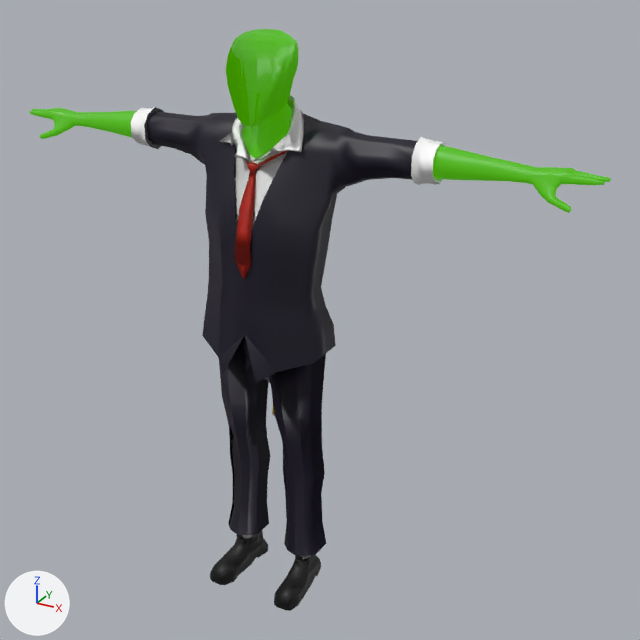
What one commit did to the FBX model front/public/models/fbx/avatar_sit_sofa_01.fbx.
Before and after are seen from a camera (50 mm lens) standing at (0.1259, -0.1983, 0.1911) and looking at (0.0122, 0.0082, 0.0878). The lights are fixed; the arrows at lower left show +X, +Y and +Z. Where no turn or scale is listed for an object, it has been applied to the vertices. Vertices at the same position are counted once.

Objects in the first picture: 'boot_l', 'boot_r', 'hand_l_mash', 'hand_l_mash1', 'head_mash', 'jacket', 'neck', 'pants', 'shirt', 'tie'.
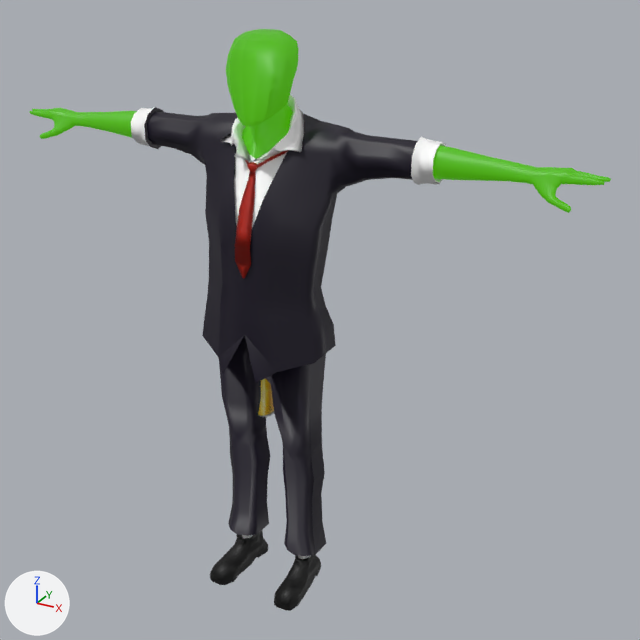
Scene script edits in JSON lines:
```json
{"block": "me_mesh", "where": "me_mesh.from_pydata(...)  # 180 vertices, 356 faces; spans x -0.0082..0.0082, y -0.0096..0.0102, z 0.1451..0.1681"}
{"block": "me_mesh", "where": "# used by ob_head_mash; location = (0.0, 0.0, 0.0)"}
{"block": "me_mesh", "change": "me_mesh part 2: its shading normals changed"}
{"block": "me_mesh_007", "where": "me_mesh_007.from_pydata(...)  # 288 vertices, 536 faces; spans x -0.0164..0.0164, y -0.0123..0.012, z 0.0122..0.0968"}
{"block": "me_mesh_007", "where": "# used by ob_pants; location = (0.0, 0.0, 0.0)"}
{"block": "me_mesh_007", "change": "me_mesh_007 part 3: its shading normals changed"}
{"block": "me_mesh_002", "where": "me_mesh_002.from_pydata(...)  # 256 vertices, 485 faces; spans x -0.0128..0.0127, y -0.0113..0.0119, z 0.1077..0.1518"}
{"block": "me_mesh_002", "where": "# used by ob_shirt; location = (0.0, 0.0, 0.0)"}
{"block": "me_mesh_002", "change": "me_mesh_002 part 1: its shading normals changed"}
{"op": "set", "path": "ob_glass_heineken_01_bar_counter_01_glass_heineken_glass_heineken.location", "old": "(0.0022, 0.0067, 0.0563)", "new": "(-0.0027, 0.0044, 0.0563)"}
```

What differs and where, as boxes [x1, y1, x2, y2] in the pictures (640 x 640 px):
```json
{"object": "pants", "change": "shading changed", "before": [225, 351, 326, 556], "after": [225, 351, 326, 556]}
{"object": "head_mash", "change": "shading changed", "before": [226, 29, 298, 127], "after": [226, 29, 298, 127]}
{"object": "shirt", "change": "shading changed", "before": [220, 94, 304, 228], "after": [220, 94, 304, 228]}
{"object": "glass_heineken_01:bar_counter_01:glass_heineken:glass_heineken", "change": "moved", "before": [272, 407, 275, 416], "after": [258, 379, 274, 417]}
```
